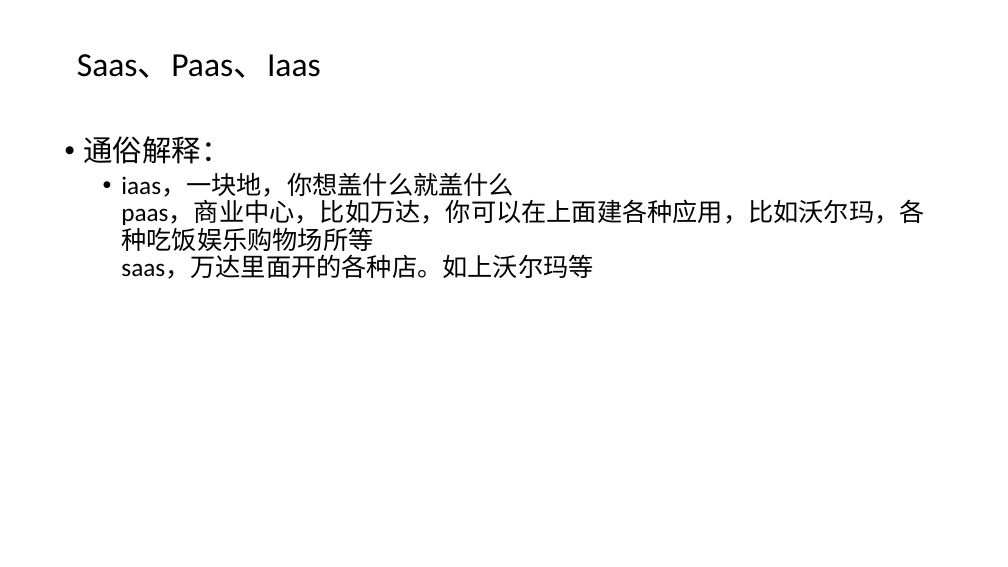
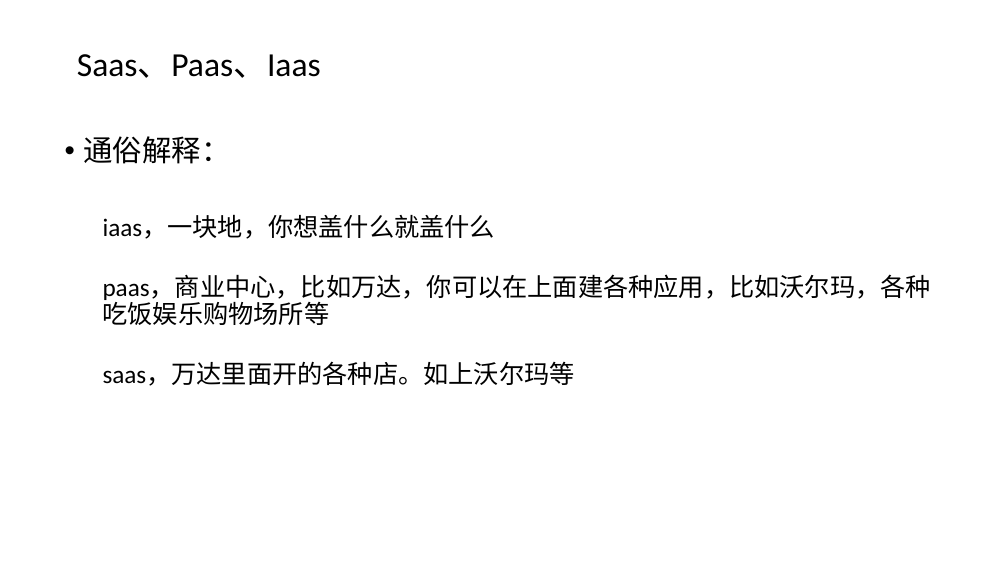
Before and after one commit to anancds/bigdata_ppts, a slide deck: slide 5 of bigdata/大数据.pptx. Drawn at 1008x567 pixels with LibreOffice and Linux fonts; fonts in the diff are those of the drawing. Boxes give left, top, right and bottom in pixels: in the first picture for what was removed or moved away, otherwise in the second. Text is boxed around its words. In the diff, an @@ line names an element or a change of style, - is before the commit and + after.

```diff
--- a/bigdata/大数据.pptx
+++ b/bigdata/大数据.pptx
@@ text at (103,216,931,386): text changed @@
-  • iaas，一块地，你想盖什么就盖什么
-    paas，商业中心，比如万达，你可以在上面建各种应用，比如沃尔玛，各种吃饭娱乐购物场所等
-    saas，万达里面开的各种店。如上沃尔玛等
+  iaas，一块地，你想盖什么就盖什么
+  paas，商业中心，比如万达，你可以在上面建各种应用，比如沃尔玛，各种吃饭娱乐购物场所等
+  saas，万达里面开的各种店。如上沃尔玛等
```
Also in this commit, not shown: 18 other slides changed, 16 slides added, 4 slides removed.
